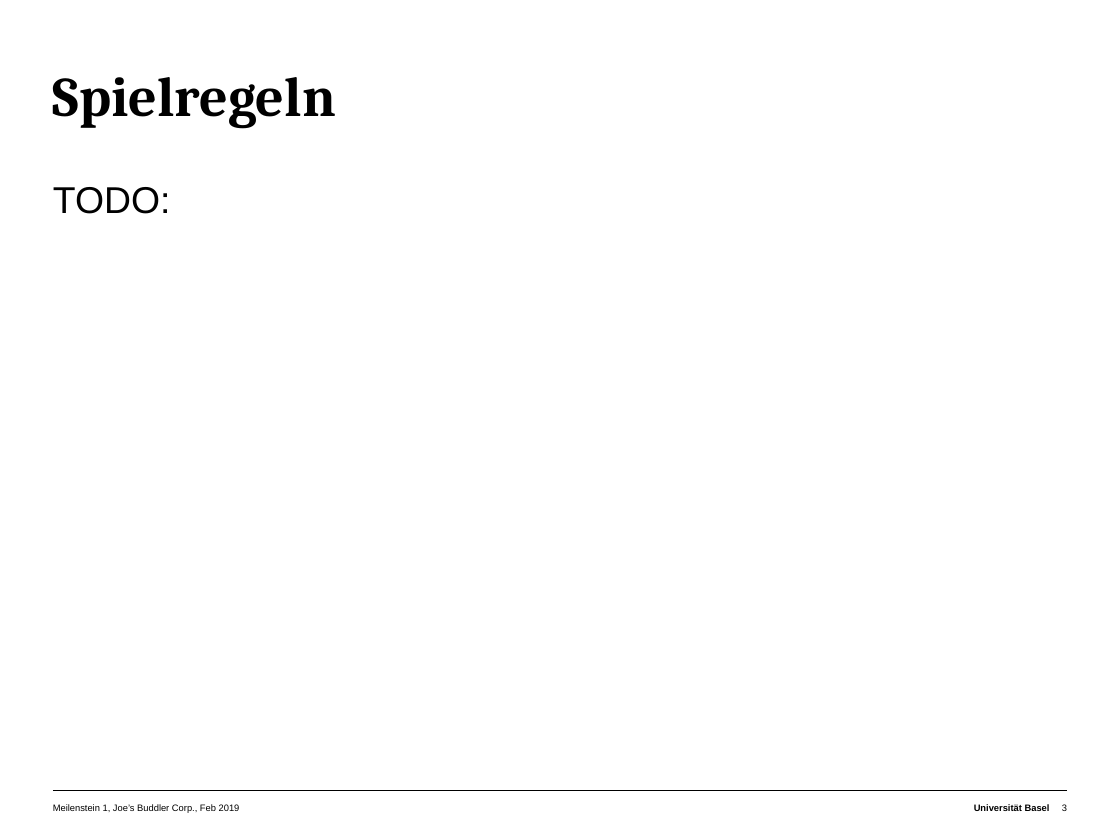
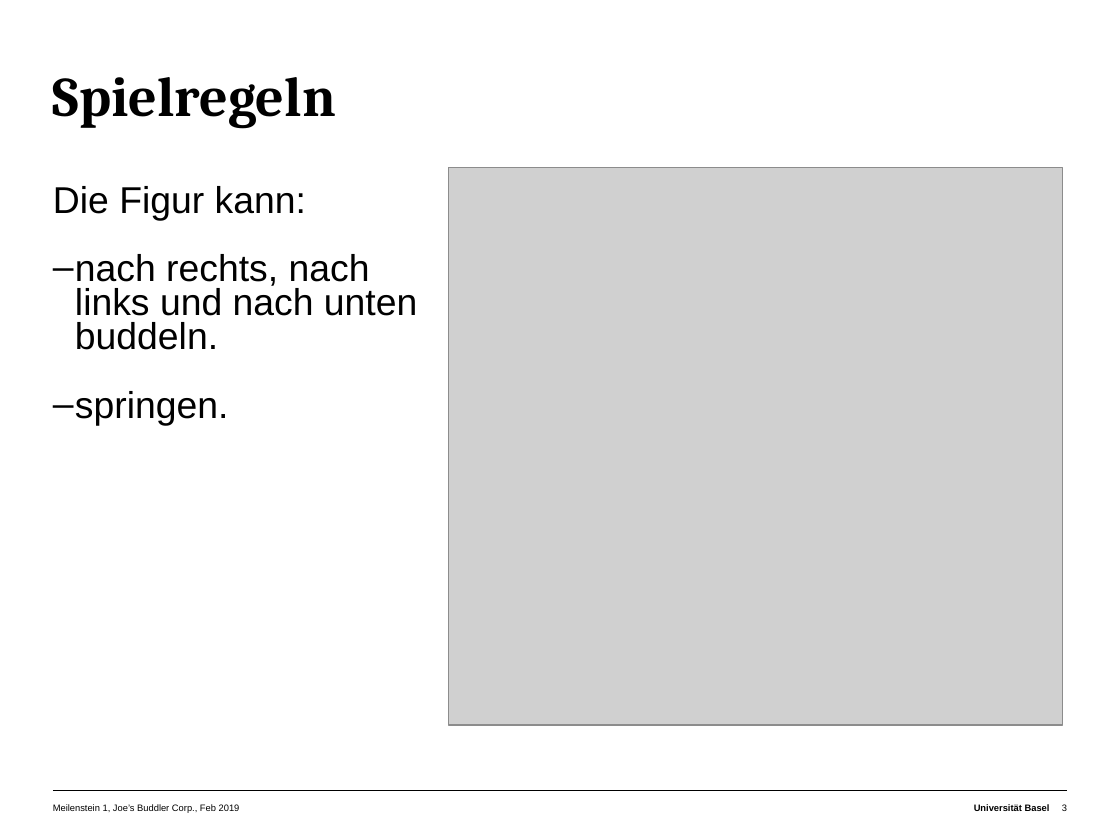
Before and after one commit to matnad/buddler-joe, a slide deck: slide 3 of Presentations/Milestone 1/Präsentation_Buddler_Joe.pptx. Drawn at 1120x840 pixels with LibreOffice and Linux fonts; fonts in the diff are those of the drawing; grey boxes stand for pictures. Boxes give left, top, right and bottom in pixels: in the first picture for what was removed or moved away, otherwise in the second. Text is boxed around its words. In the diff, an @@ line names an element or a change of style, - is before the commit and + after.

```diff
--- a/Presentations/Milestone 1/Präsentation_Buddler_Joe.pptx
+++ b/Presentations/Milestone 1/Präsentation_Buddler_Joe.pptx
@@ picture added at [448,168,1062,726] @@
@@ text at [53,186,417,426]: text changed @@
-TODO:
+  Die Figur kann:
+  – nach rechts, nach links und nach unten buddeln.
+  – springen.
```
Also in this commit, not shown: 2 other slides changed, 11 slides added.
